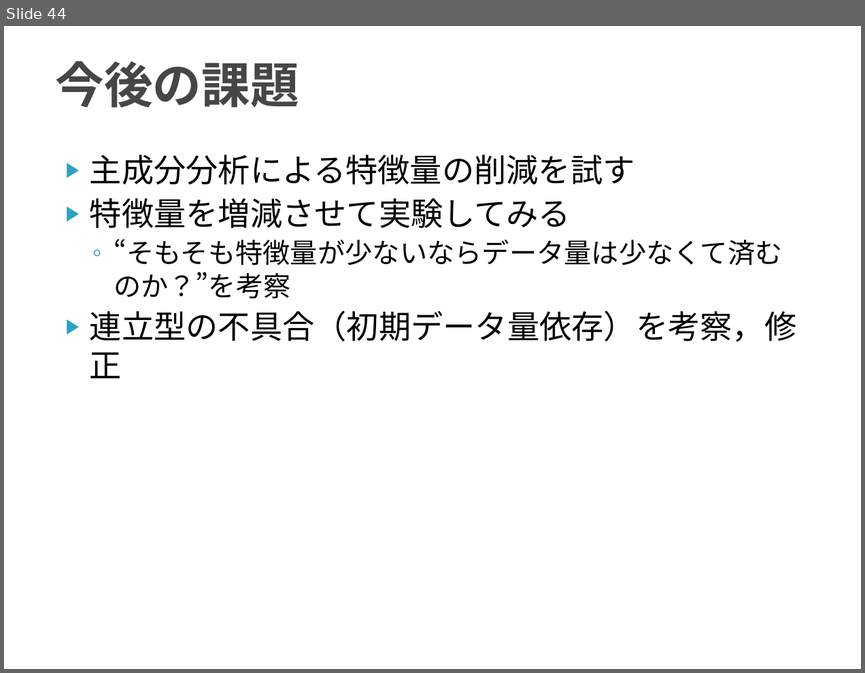
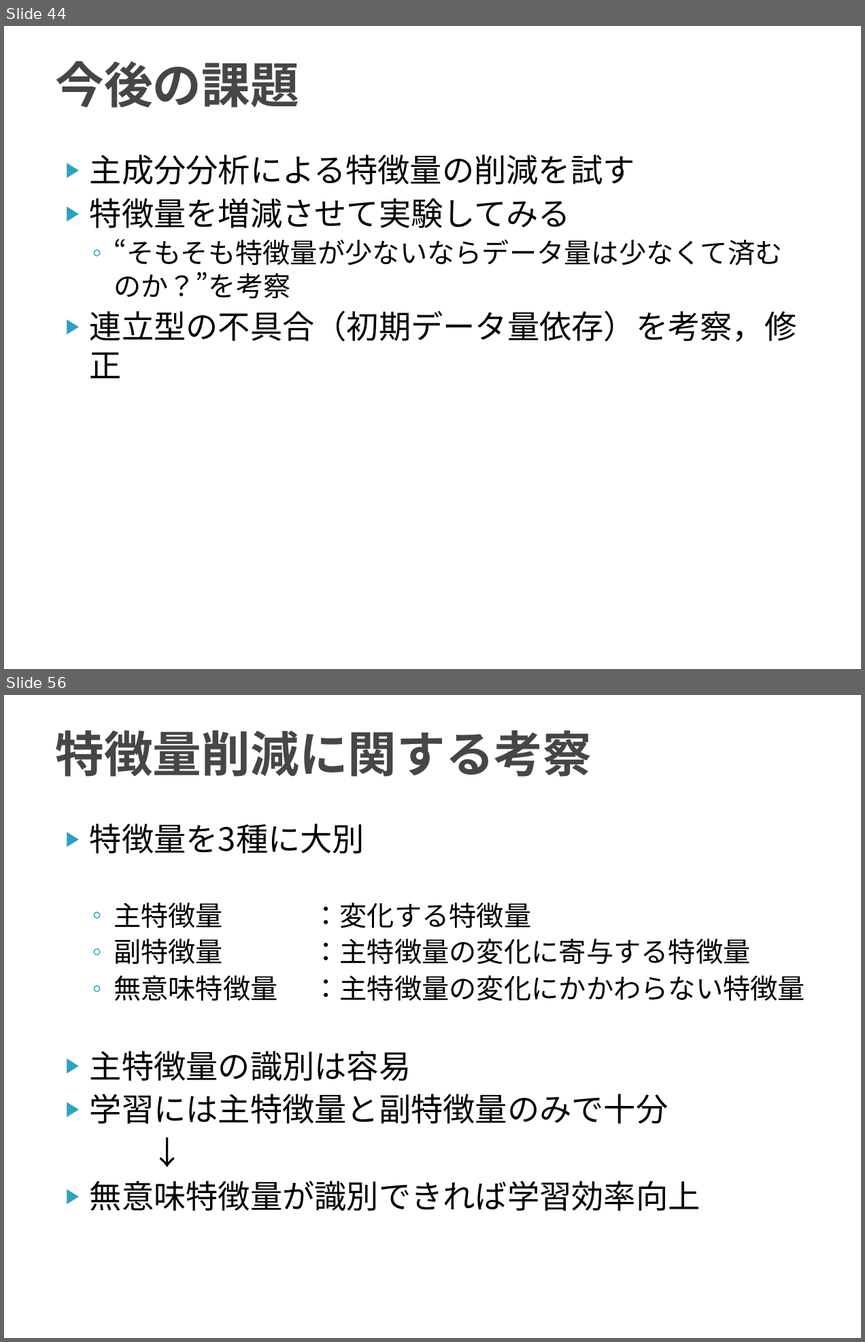
Before and after one commit to TetsuyaKomota/GitforEclipseTest, a slide deck: IntentionLearning_v2/slide/discussion2016.pptx. Shown one above the other, each under a label of ours: slide 44 before the commit, slides 44 and 56 after it; the slides between them are not shown. The pictures are 865x673 and 865x1342 pixels, drawn with LibreOffice and Linux fonts; fonts in the diff are those of the drawing. Boxes give left, top, right and bottom in pixels: in the first picture for what was removed or moved away, otherwise in the second. Text is boxed around its words. In the diff, an @@ line names an element or a change of style, - is before the commit and + after.

```diff
--- a/IntentionLearning_v2/slide/discussion2016.pptx
+++ b/IntentionLearning_v2/slide/discussion2016.pptx
@@ slide 56 added at [4, 695, 861, 1338], background #FFFFFF @@
@@ title added at [55, 730, 592, 777], 41 pt, text #464646, bold @@
+特徴量削減に関する考察
@@ text added at [90, 824, 805, 1210], 27 pt, text #000000 @@
+▶ 特徴量を3種に大別
+  ◦ 主特徴量 ：変化する特徴量
+  ◦ 副特徴量 ：主特徴量の変化に寄与する特徴量
+  ◦ 無意味特徴量 ：主特徴量の変化にかかわらない特徴量
+▶ 主特徴量の識別は容易
+▶ 学習には主特徴量と副特徴量のみで十分
+↓
+▶ 無意味特徴量が識別できれば学習効率向上
```
Also in this commit, not shown: 12 other slides added, 8 other files.
